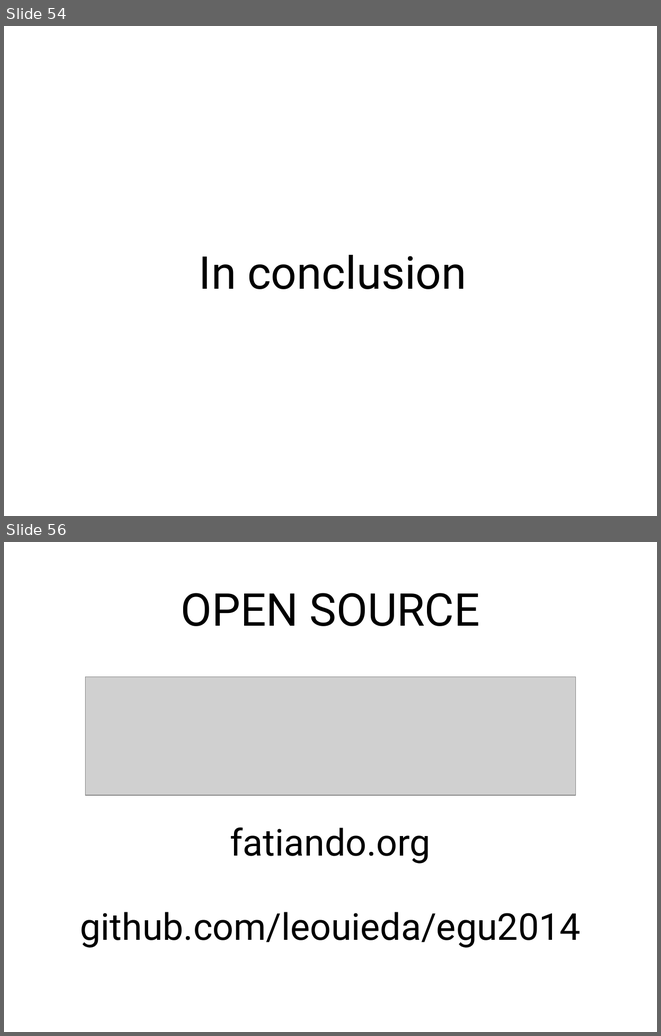
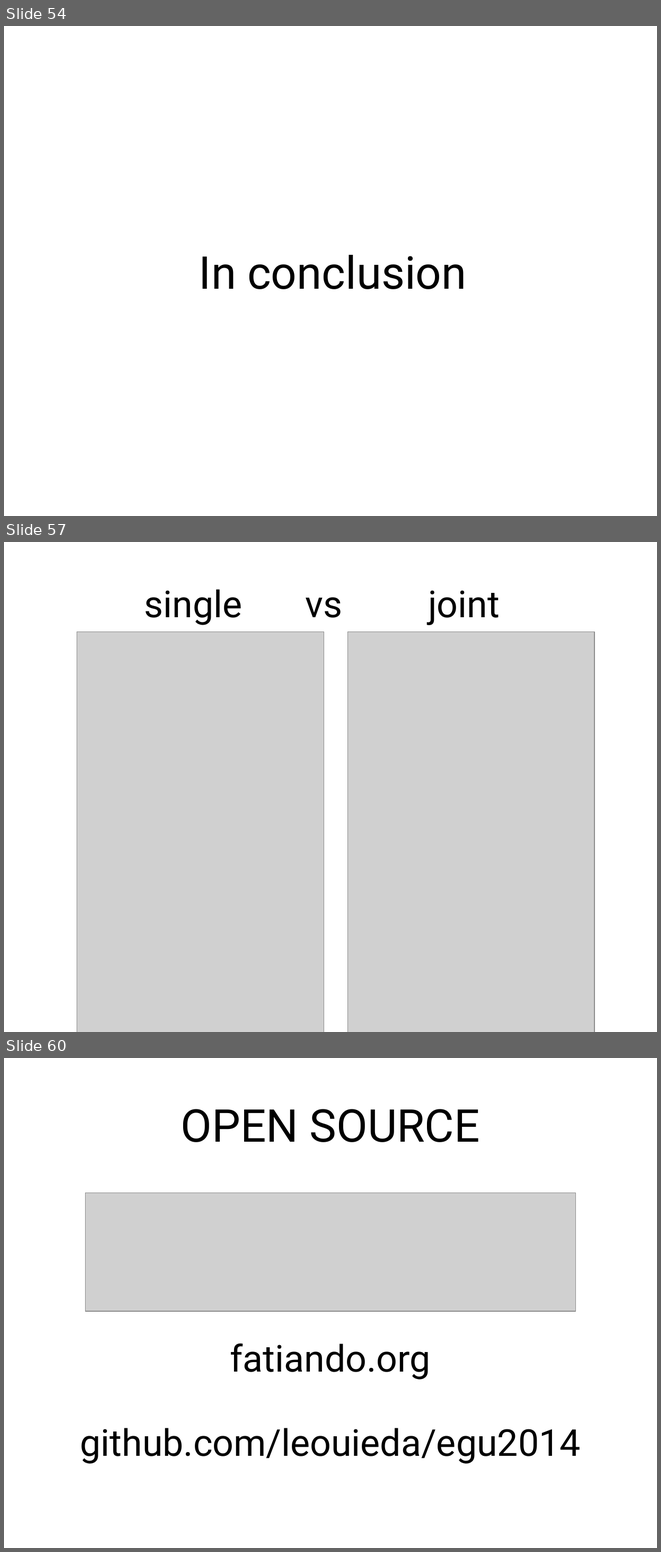
Before and after one commit to leouieda/egu2014, a slide deck: presentation/slides.odp. Shown one above the other, each under a label of ours: slides 54 and 56 before the commit, slides 54, 57 and 60 after it; the slides between them are not shown. The pictures are 661x1036 and 661x1552 pixels, drawn with LibreOffice and Linux fonts; fonts in the diff are those of the drawing; grey boxes stand for pictures. Boxes give left, top, right and bottom in pixels: in the first picture for what was removed or moved away, otherwise in the second. Text is boxed around its words. In the diff, an @@ line names an element or a change of style, - is before the commit and + after.

```diff
--- a/presentation/slides.odp
+++ b/presentation/slides.odp
@@ slide 57 added at [4, 542, 657, 1032], background #FFFFFF @@
@@ text added at [144, 589, 242, 625], 45 pt, text #000000 @@
+single
@@ text added at [306, 597, 343, 618], 45 pt, text #000000 @@
+vs
@@ text added at [428, 590, 500, 625], 45 pt, text #000000 @@
+joint
@@ picture added at [77, 632, 324, 1032] @@
@@ picture added at [347, 632, 595, 1032] @@
@@ what was slide 56 is now slide 60 @@
```
Also in this commit, not shown: 4 other slides added, 1 slide removed.
